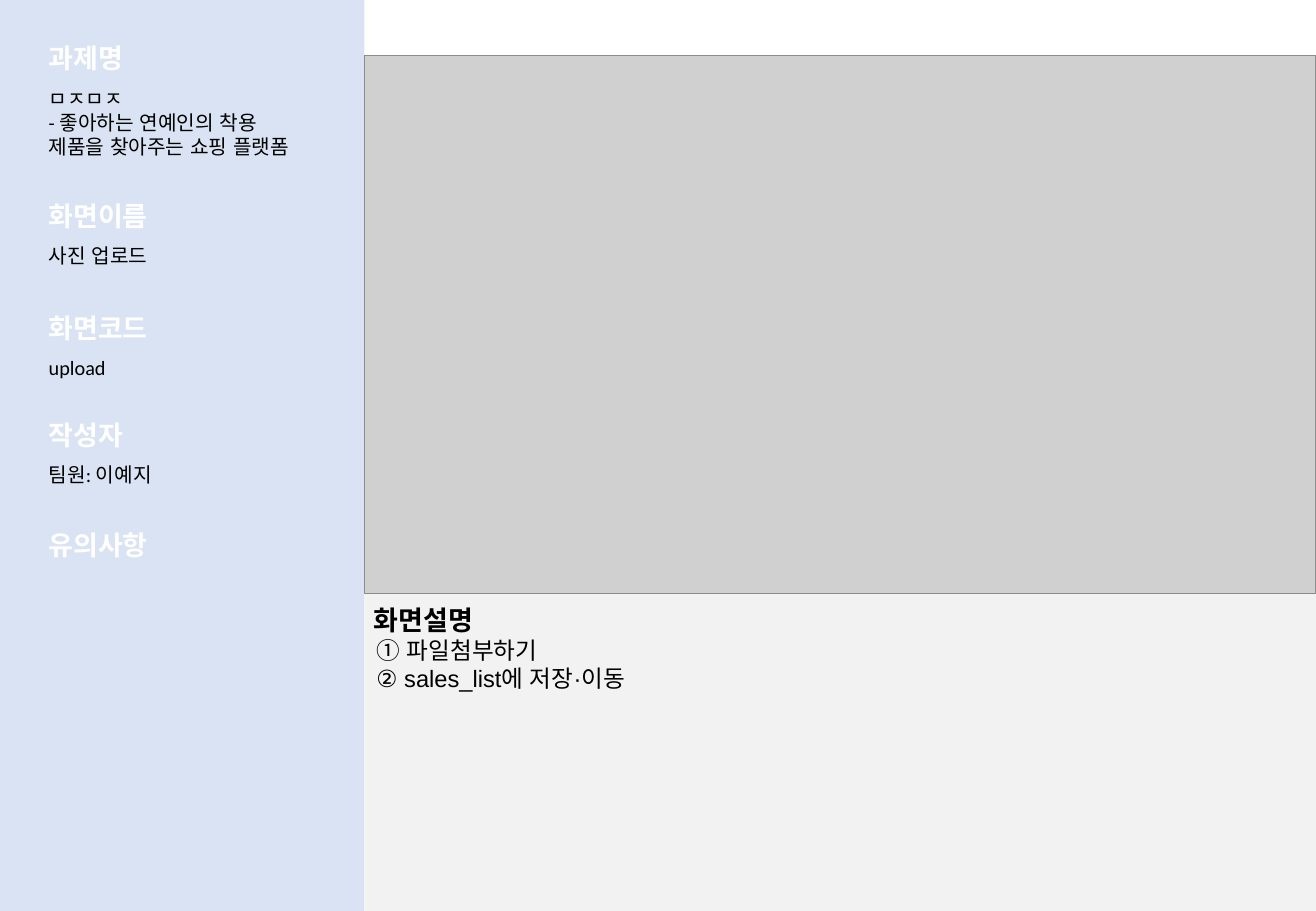
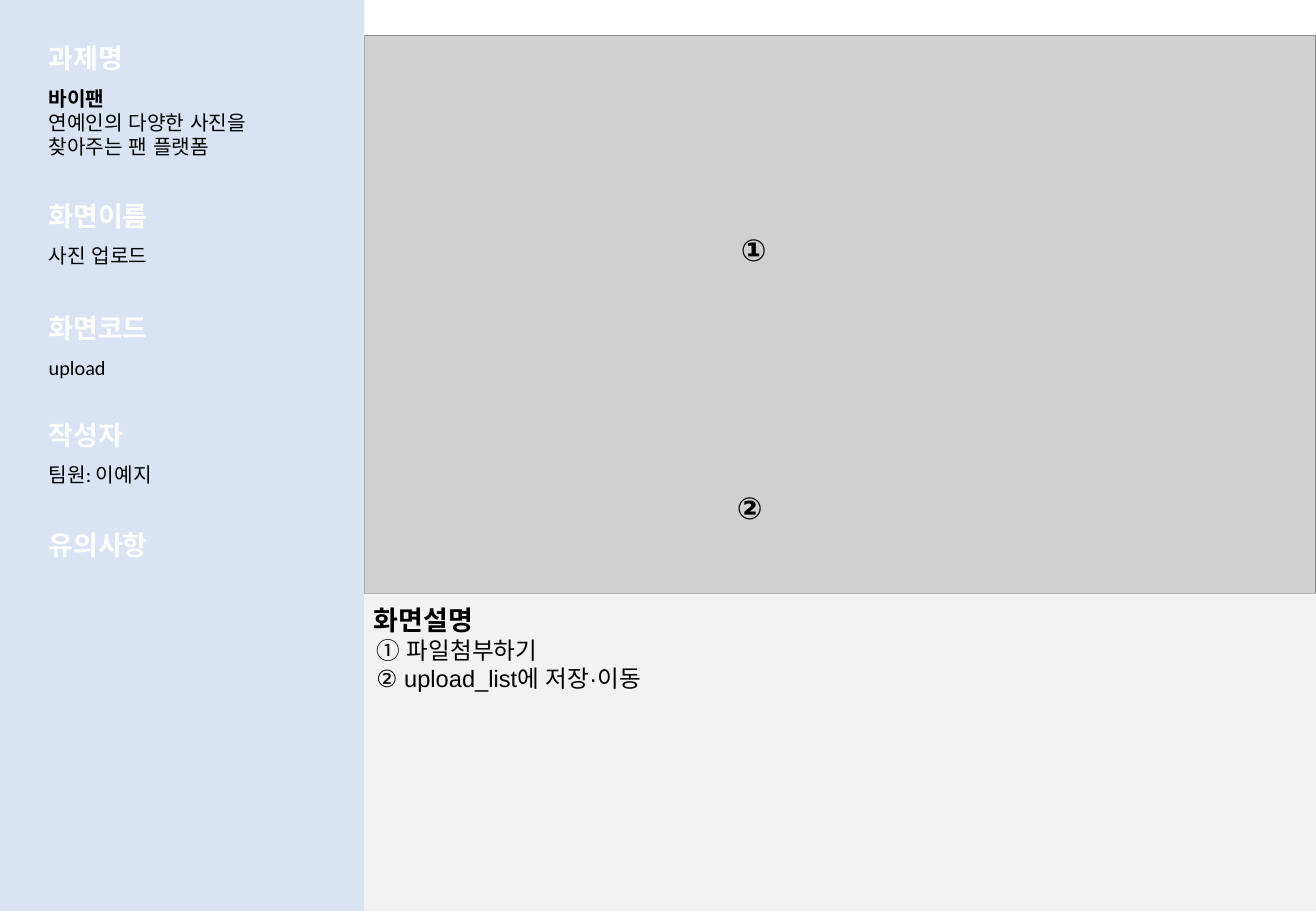
Before and after one commit to LeticiaKang/Project_Idol-Fandom-WebPlaform, a slide deck: slide 14 of 1. 산출문서/화면설계서(실전)/화면설계서_서식(1조. HappyVirus) (실전).pptx (slide 16 before the commit). Drawn at 1316x911 pixels with LibreOffice and Linux fonts; fonts in the diff are those of the drawing; grey boxes stand for pictures. Boxes give left, top, right and bottom in pixels: in the first picture for what was removed or moved away, otherwise in the second. Text is boxed around its words. In the diff, an @@ line names an element or a change of style, - is before the commit and + after.

```diff
--- a/1. 산출문서/화면설계서(실전)/화면설계서_서식(1조. HappyVirus) (실전).pptx
+++ b/1. 산출문서/화면설계서(실전)/화면설계서_서식(1조. HappyVirus) (실전).pptx
@@ picture: place and size @@
-picture at <box>365,56,1316,594</box>
+picture at <box>365,36,1316,594</box>
@@ text at <box>49,89,246,156</box>: text changed @@
-ㅁㅈㅁㅈ
-- 좋아하는 연예인의 착용 제품을 찾아주는 쇼핑 플랫폼
+바이팬
+연예인의 다양한 사진을 찾아주는 팬 플랫폼
@@ text added at <box>741,239,767,262</box>, 18 pt, text #000000, bold @@
+①
@@ text added at <box>737,497,763,520</box>, 18 pt, text #000000, bold @@
+②
@@ text at <box>376,667,641,692</box>: text changed @@
-② sales_list에 저장·이동
+② upload_list에 저장·이동
```
Also in this commit, not shown: 17 other slides changed, 2 slides removed.
